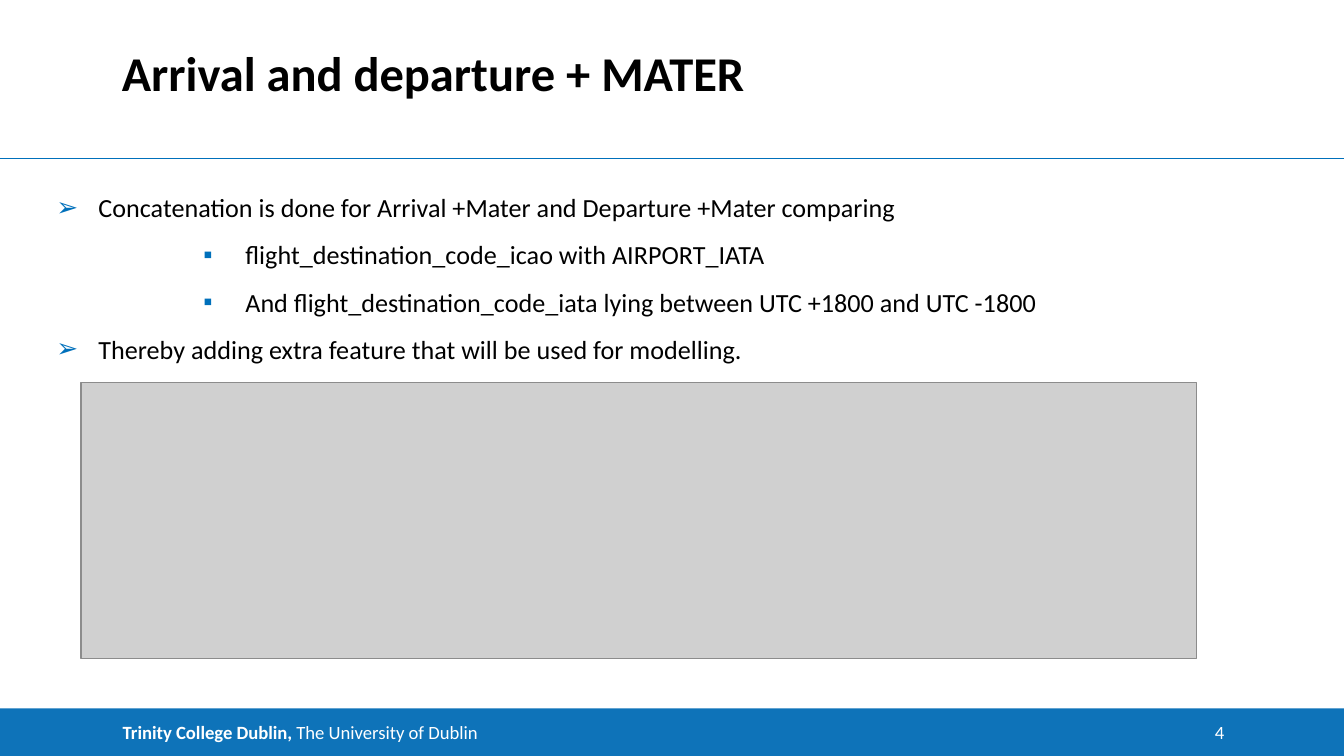
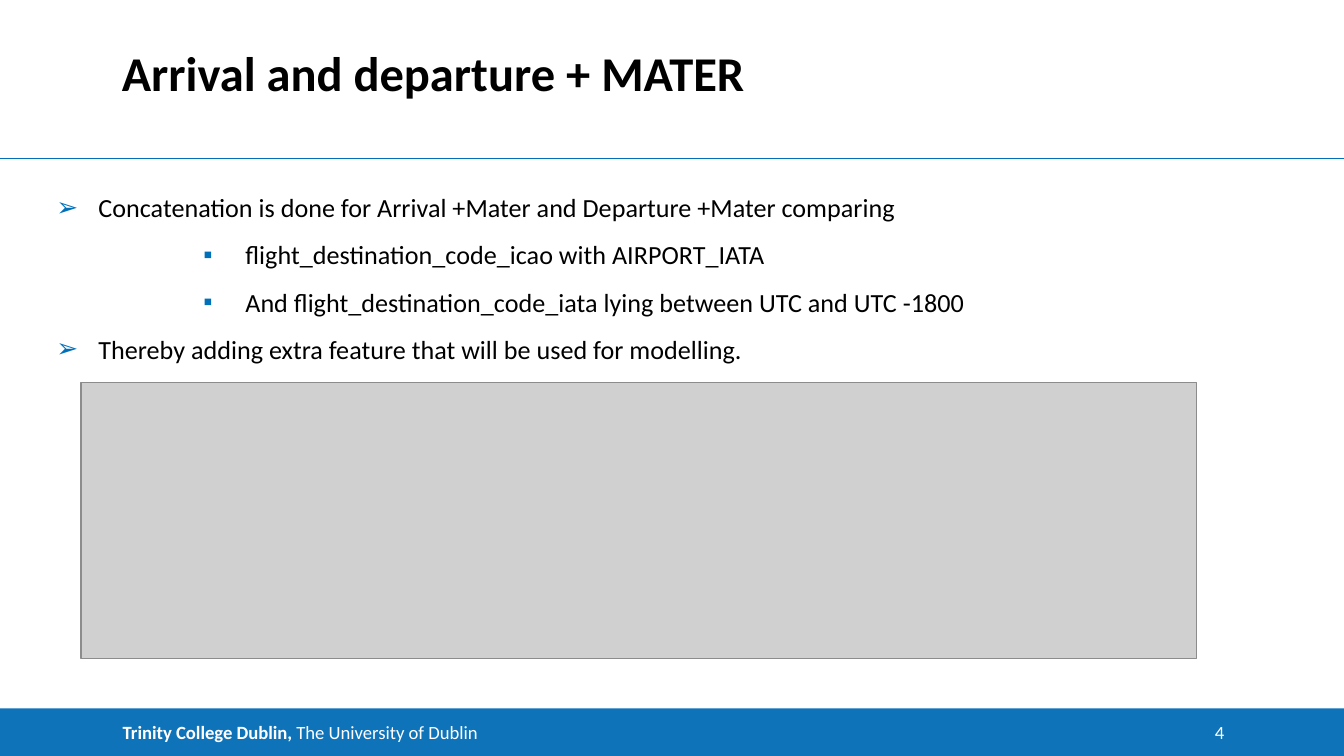
Before and after one commit to vikumar01/Case_study-on-Flight-Data-set, a slide deck: slide 4 of ppt Assignment.pptx. Drawn at 1344x756 pixels with LibreOffice and Linux fonts; fonts in the diff are those of the drawing; grey boxes stand for pictures. Boxes give left, top, right and bottom in pixels: in the first picture for what was removed or moved away, otherwise in the second. Text is boxed around its words. In the diff, an @@ line names an element or a change of style, - is before the commit and + after.

```diff
--- a/ppt Assignment.pptx
+++ b/ppt Assignment.pptx
@@ text at [245, 294, 964, 317]: text changed @@
-        ▪ And flight_destination_code_iata lying between UTC +1800 and UTC -1800
+        ▪ And flight_destination_code_iata lying between UTC and UTC -1800
```
Also in this commit, not shown: 6 other slides changed.
